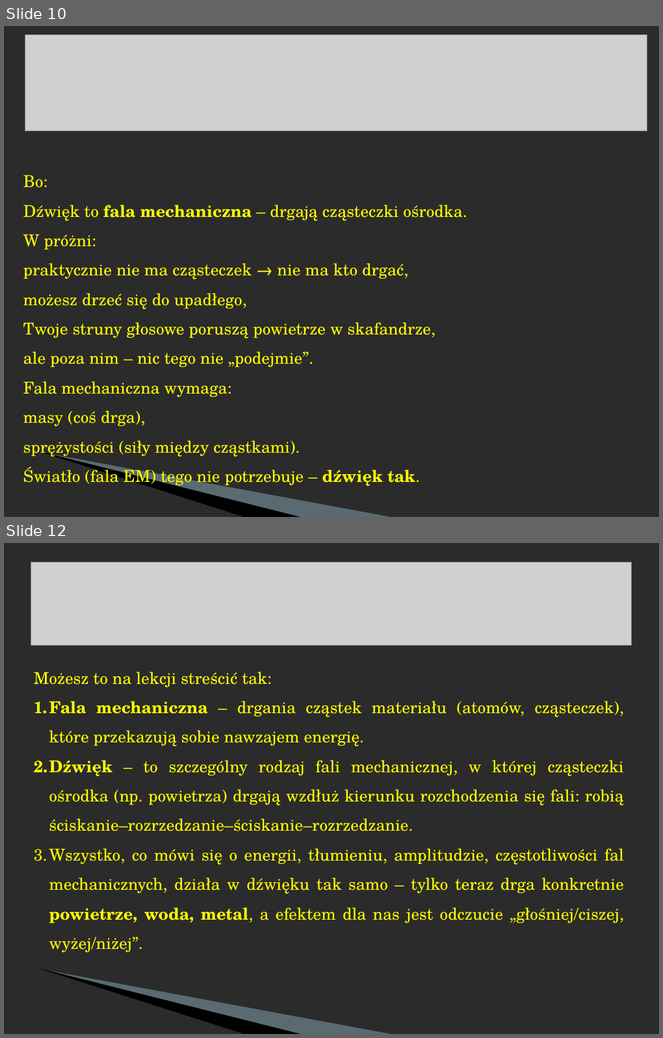
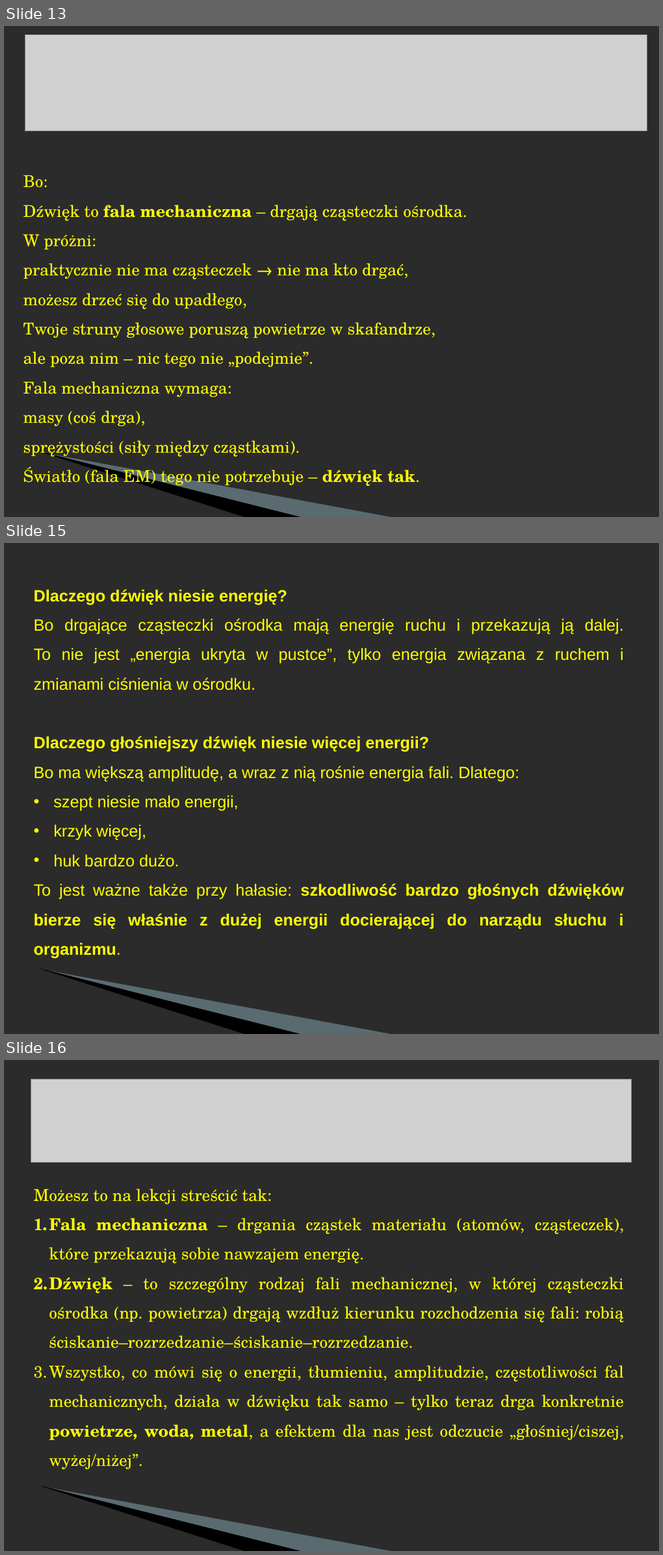
Before and after one commit to MichalMus/Fizyka-w-szkole, a slide deck: 4.Drgania i fale/4.FALE DŹWIĘKOWE – SZCZEGÓLNY PRZYPADEK FALI MECHANICZNEJ.ppt. Shown one above the other, each under a label of ours: slides 10 and 12 before the commit, slides 13, 15 and 16 after it; the slides between them are not shown. The pictures are 663x1038 and 663x1555 pixels, drawn with LibreOffice and Linux fonts; fonts in the diff are those of the drawing; grey boxes stand for pictures; background and template pictures are left out; a plain dark background stands for a picture behind light text. Boxes give left, top, right and bottom in pixels: in the first picture for what was removed or moved away, otherwise in the second. Text is boxed around its words. In the diff, an @@ line names an element or a change of style, - is before the commit and + after.

```diff
--- a/4.Drgania i fale/4.FALE DŹWIĘKOWE – SZCZEGÓLNY PRZYPADEK FALI MECHANICZNEJ.ppt
+++ b/4.Drgania i fale/4.FALE DŹWIĘKOWE – SZCZEGÓLNY PRZYPADEK FALI MECHANICZNEJ.ppt
@@ slide 15 added at (4, 543, 659, 1034), background picture (left out); not listed: 2 template elements that a slide beside it also shows @@
@@ text added at (34, 589, 624, 959), 18 pt, text #FFFF00 @@
+Dlaczego dźwięk niesie energię?
+Bo drgające cząsteczki ośrodka mają energię ruchu i przekazują ją dalej.
+To nie jest „energia ukryta w pustce”, tylko energia związana z ruchem i zmianami ciśnienia w ośrodku.
+Dlaczego głośniejszy dźwięk niesie więcej energii?
+Bo ma większą amplitudę, a wraz z nią rośnie energia fali. Dlatego:
+• szept niesie mało energii,
+• krzyk więcej,
+• huk bardzo dużo.
+To jest ważne także przy hałasie: szkodliwość bardzo głośnych dźwięków bierze się właśnie z dużej energii docierającej do narządu słuchu i organizmu.
@@ what was slide 10 is now slide 13 @@
@@ what was slide 12 is now slide 16 @@
```
Also in this commit, not shown: 4 slides changed, 11 other slides added, 9 other files.
